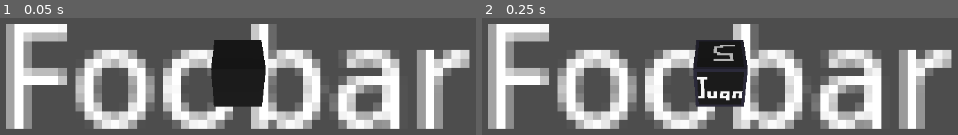
Above: before the commit, frames 1-2 (left to right).
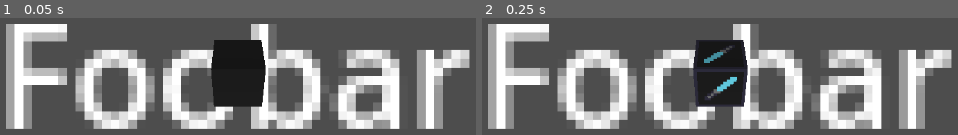
Above: after the commit, the same moments.

Repository: blenderer/Kyber-Dice
Game: Godot game, scene res://encounter.tscn
The game is run twice, just before and just after one commit, with the same random seed, the same clock (stepped at 60 frames per second) and the same inputs.
Inputs:
- Up to frame 1 (0.05 s): no input
- Up to frame 2 (0.25 s): no input

Frame 1 is identical in both runs. In frame 2, 1.4% of the frame differs, in the area x 45-55%, y 23-71%.

Commit message:
start abstracting die faces

Diff:
--- a/Dice.tscn
+++ b/Dice.tscn
@@ -1,21 +1,16 @@
-[gd_scene load_steps=15 format=3 uid="uid://ci2avjq1pux6n"]
+[gd_scene load_steps=10 format=3 uid="uid://ci2avjq1pux6n"]
 
 [ext_resource type="Script" path="res://node_2d.gd" id="1_32jfq"]
-[ext_resource type="Texture2D" uid="uid://b3byo4cydcy53" path="res://diceface1.webp" id="2_thhdt"]
-[ext_resource type="Texture2D" uid="uid://74ev6qrhl8qs" path="res://diceface2.webp" id="3_gvgsb"]
-[ext_resource type="Texture2D" uid="uid://cwq5imnlf5pwi" path="res://diceface3.webp" id="4_7krgt"]
-[ext_resource type="Texture2D" uid="uid://ckyws62pnndcf" path="res://diceface4.webp" id="5_7ew7t"]
-[ext_resource type="Texture2D" uid="uid://cnimbgp8ch48x" path="res://diceface5.webp" id="6_ao3di"]
-[ext_resource type="Texture2D" uid="uid://dwx5bygqfgejs" path="res://diceface6.webp" id="7_64i0b"]
+[ext_resource type="PackedScene" uid="uid://bvkhxu35tnho" path="res://dice_texture.tscn" id="8_n843c"]
 
 [sub_resource type="BoxShape3D" id="BoxShape3D_yt1rn"]
 
-[sub_resource type="ViewportTexture" id="ViewportTexture_8f2bc"]
+[sub_resource type="ViewportTexture" id="ViewportTexture_j5el3"]
 viewport_path = NodePath("SubViewport")
 
 [sub_resource type="StandardMaterial3D" id="StandardMaterial3D_j2jk4"]
 resource_local_to_scene = true
-albedo_texture = SubResource("ViewportTexture_8f2bc")
+albedo_texture = SubResource("ViewportTexture_j5el3")
 texture_filter = 0
 
 [sub_resource type="BoxMesh" id="BoxMesh_qd2gh"]
@@ -97,40 +92,7 @@
 canvas_item_default_texture_filter = 0
 size = Vector2i(48, 32)
 
-[node name="DieSprite1" type="Sprite2D" parent="SubViewport"]
-texture_filter = 1
-texture = ExtResource("2_thhdt")
-centered = false
-
-[node name="DieSprite2" type="Sprite2D" parent="SubViewport"]
-texture_filter = 1
-position = Vector2(16, 0)
-texture = ExtResource("3_gvgsb")
-centered = false
-
-[node name="DieSprite3" type="Sprite2D" parent="SubViewport"]
-texture_filter = 1
-position = Vector2(32, 0)
-texture = ExtResource("4_7krgt")
-centered = false
-
-[node name="DieSprite4" type="Sprite2D" parent="SubViewport"]
-texture_filter = 1
-position = Vector2(0, 16)
-texture = ExtResource("5_7ew7t")
-centered = false
-
-[node name="DieSprite5" type="Sprite2D" parent="SubViewport"]
-texture_filter = 1
-position = Vector2(16, 16)
-texture = ExtResource("6_ao3di")
-centered = false
-
-[node name="DieSprite6" type="Sprite2D" parent="SubViewport"]
-texture_filter = 1
-position = Vector2(32, 16)
-texture = ExtResource("7_64i0b")
-centered = false
+[node name="DiceTextureNew" parent="SubViewport" instance=ExtResource("8_n843c")]
 
 [connection signal="input_event" from="Dice" to="." method="_on_dice_input_event"]
 [connection signal="sleeping_state_changed" from="Dice" to="." method="_on_dice_sleeping_state_changed"]
--- /dev/null
+++ b/dice_texture.tscn
@@ -0,0 +1,78 @@
+[gd_scene load_steps=2 format=3 uid="uid://bvkhxu35tnho"]
+
+[ext_resource type="PackedScene" uid="uid://c0b0mkh4eo46n" path="res://die_face.tscn" id="1_5gadc"]
+
+[node name="DiceTexture" type="Node2D"]
+
+[node name="SubViewportContainer" type="SubViewportContainer" parent="."]
+offset_right = 16.0
+offset_bottom = 16.0
+
+[node name="SubViewport" type="SubViewport" parent="SubViewportContainer"]
+handle_input_locally = false
+size = Vector2i(16, 16)
+render_target_update_mode = 4
+
+[node name="DieFace" parent="SubViewportContainer/SubViewport" instance=ExtResource("1_5gadc")]
+
+[node name="SubViewportContainer2" type="SubViewportContainer" parent="."]
+offset_left = 16.0
+offset_right = 32.0
+offset_bottom = 16.0
+
+[node name="SubViewport" type="SubViewport" parent="SubViewportContainer2"]
+handle_input_locally = false
+size = Vector2i(16, 16)
+render_target_update_mode = 4
+
+[node name="DieFace" parent="SubViewportContainer2/SubViewport" instance=ExtResource("1_5gadc")]
+
+[node name="SubViewportContainer3" type="SubViewportContainer" parent="."]
+offset_left = 32.0
+offset_right = 48.0
+offset_bottom = 16.0
+
+[node name="SubViewport" type="SubViewport" parent="SubViewportContainer3"]
+handle_input_locally = false
+size = Vector2i(16, 16)
+render_target_update_mode = 4
+
+[node name="DieFace" parent="SubViewportContainer3/SubViewport" instance=ExtResource("1_5gadc")]
+
+[node name="SubViewportContainer4" type="SubViewportContainer" parent="."]
+offset_top = 16.0
+offset_right = 16.0
+offset_bottom = 32.0
+
+[node name="SubViewport" type="SubViewport" parent="SubViewportContainer4"]
+handle_input_locally = false
+size = Vector2i(16, 16)
+render_target_update_mode = 4
+
+[node name="DieFace" parent="SubViewportContainer4/SubViewport" instance=ExtResource("1_5gadc")]
+
+[node name="SubViewportContainer5" type="SubViewportContainer" parent="."]
+offset_left = 16.0
+offset_top = 16.0
+offset_right = 32.0
+offset_bottom = 32.0
+
+[node name="SubViewport" type="SubViewport" parent="SubViewportContainer5"]
+handle_input_locally = false
+size = Vector2i(16, 16)
+render_target_update_mode = 4
+
+[node name="DieFace" parent="SubViewportContainer5/SubViewport" instance=ExtResource("1_5gadc")]
+
+[node name="SubViewportContainer6" type="SubViewportContainer" parent="."]
+offset_left = 32.0
+offset_top = 16.0
+offset_right = 48.0
+offset_bottom = 32.0
+
+[node name="SubViewport" type="SubViewport" parent="SubViewportContainer6"]
+handle_input_locally = false
+size = Vector2i(16, 16)
+render_target_update_mode = 4
+
+[node name="DieFace" parent="SubViewportContainer6/SubViewport" instance=ExtResource("1_5gadc")]
--- /dev/null
+++ b/die_face.tscn
@@ -0,0 +1,32 @@
+[gd_scene load_steps=2 format=3 uid="uid://c0b0mkh4eo46n"]
+
+[ext_resource type="Texture2D" uid="uid://dakt3hlqjy5oy" path="res://attack.webp" id="1_68cgq"]
+
+[node name="DieFace" type="Node2D"]
+
+[node name="DiceBackground" type="Polygon2D" parent="."]
+color = Color(0, 0, 0, 1)
+polygon = PackedVector2Array(0, 0, 16, 0, 16, 16, 0, 16)
+
+[node name="Line2D" type="Line2D" parent="."]
+points = PackedVector2Array(0, 0, 16, 0, 16, 16, 0, 16, 0, 0)
+width = 2.0
+default_color = Color(0.133333, 0.12549, 0.203922, 1)
+
+[node name="Line2D2" type="Line2D" parent="."]
+position = Vector2(0, -0.944444)
+scale = Vector2(1, 0.527778)
+points = PackedVector2Array(16, 0, 16, 32)
+width = 2.0
+default_color = Color(0.133333, 0.12549, 0.203922, 1)
+
+[node name="Line2D4" type="Line2D" parent="."]
+position = Vector2(-1.30769, 0)
+scale = Vector2(0.346154, 1)
+points = PackedVector2Array(3.77778, 16, 48, 16)
+width = 2.0
+default_color = Color(0.133333, 0.12549, 0.203922, 1)
+
+[node name="Attack" type="Sprite2D" parent="."]
+position = Vector2(8, 8)
+texture = ExtResource("1_68cgq")
Binary file added: attack.webp
Not shown, added: attack.webp.import
Binary file added: base.webp
Not shown, added: base.webp.import
